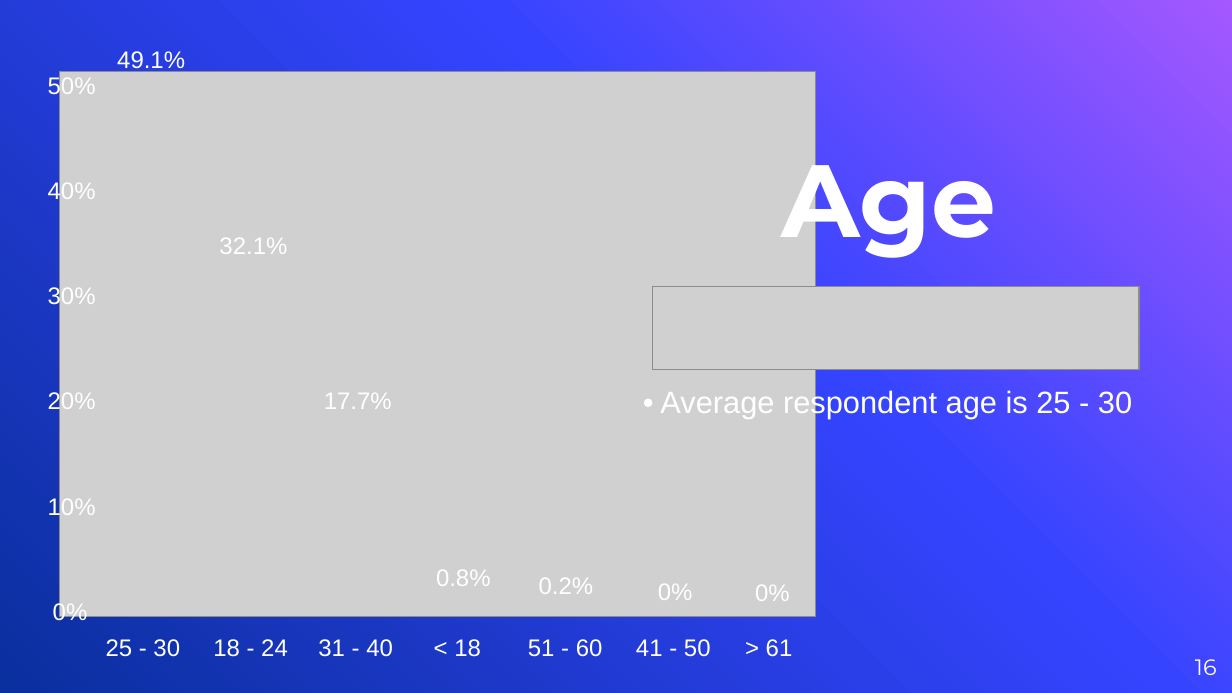
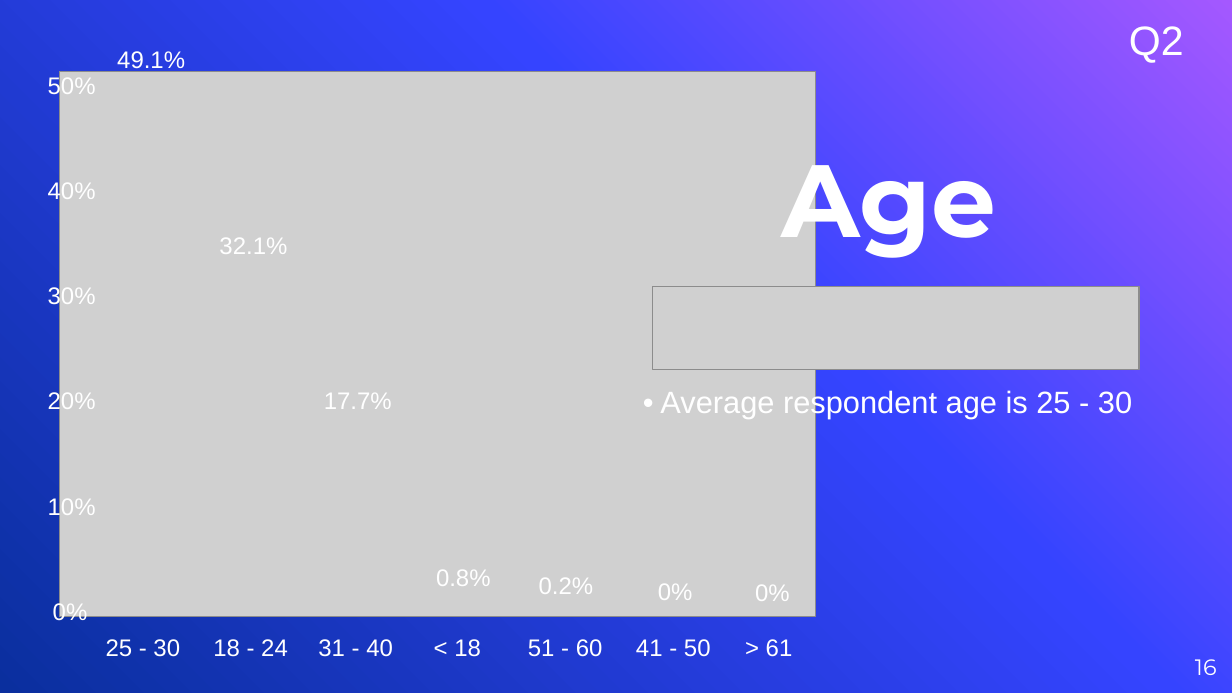
Before and after one commit to vyacheslav-polyakov/thesis, a slide deck: slide 16 of !Defense Slides.pptx. Drawn at 1232x693 pixels with LibreOffice and Linux fonts; fonts in the diff are those of the drawing; grey boxes stand for pictures. Boxes give left, top, right and bottom in pixels: in the first picture for what was removed or moved away, otherwise in the second. Text is boxed around its words. In the diff, an @@ line names an element or a change of style, - is before the commit and + after.

```diff
--- a/!Defense Slides.pptx
+++ b/!Defense Slides.pptx
@@ text added at box(1129, 26, 1184, 63), 24 pt, text #FFFFFF @@
+Q2
```
Also in this commit, not shown: 16 other slides changed, 7 slides added, 1 slide removed, 14 other files.
